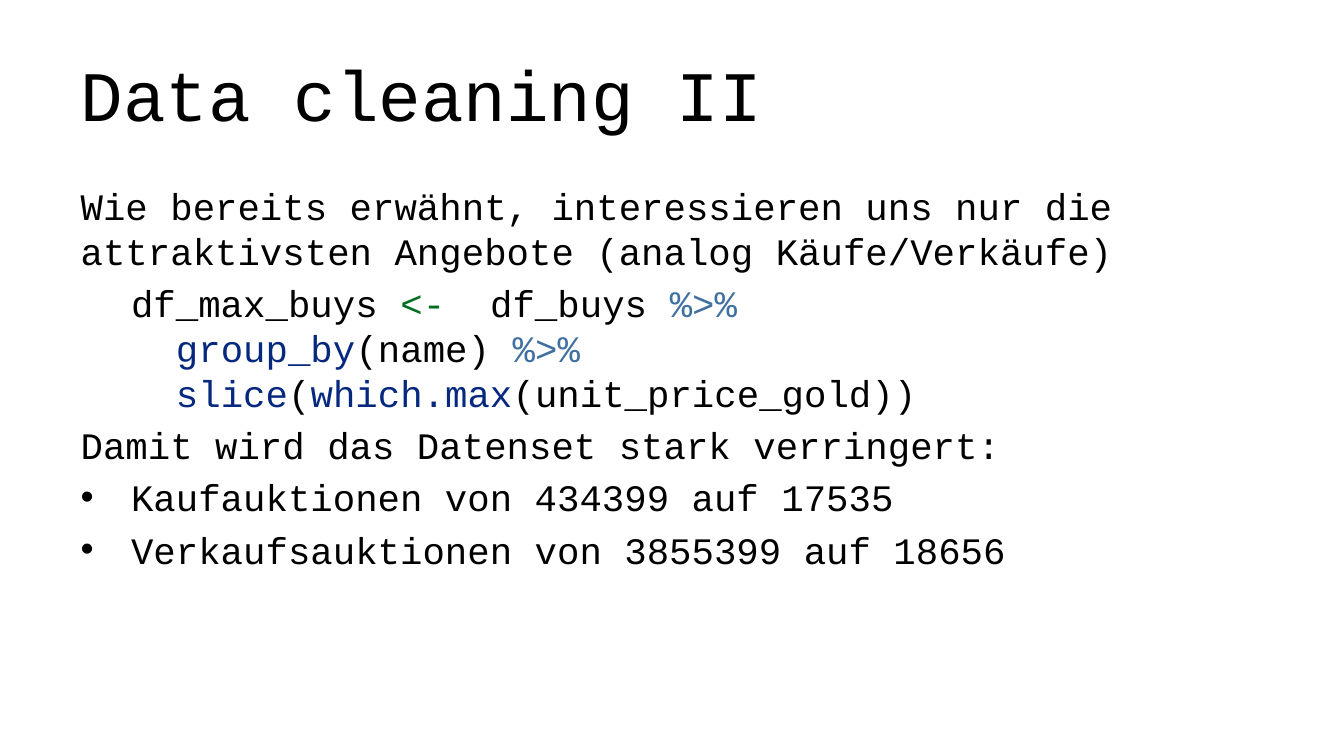
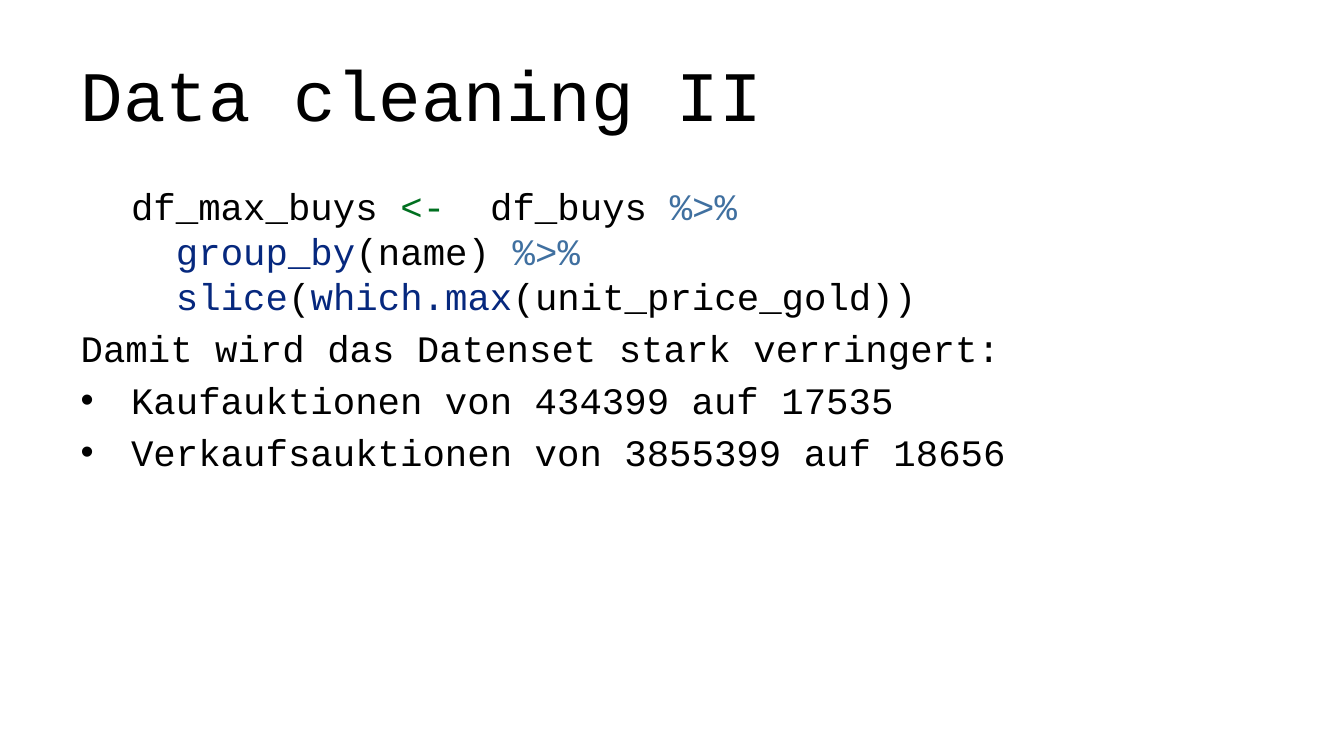
Before and after one commit to lz039/Gw2Trading, a slide deck: slide 8 of reports/presentation.pptx (slide 9 before the commit). Drawn at 1344x756 pixels with LibreOffice and Linux fonts; fonts in the diff are those of the drawing. Boxes give left, top, right and bottom in pixels: in the first picture for what was removed or moved away, otherwise in the second. Text is boxed around its words. In the diff, an @@ line names an element or a change of style, - is before the commit and + after.

```diff
--- a/reports/presentation.pptx
+++ b/reports/presentation.pptx
@@ text at (x1=81, y1=193, x2=1112, y2=273): paragraph removed @@
-Wie bereits erwähnt, interessieren uns nur die attraktivsten Angebote (analog Käufe/Verkäufe)
```
Also in this commit, not shown: 3 other slides changed, 1 slide added, 1 slide removed, 4 other files.
